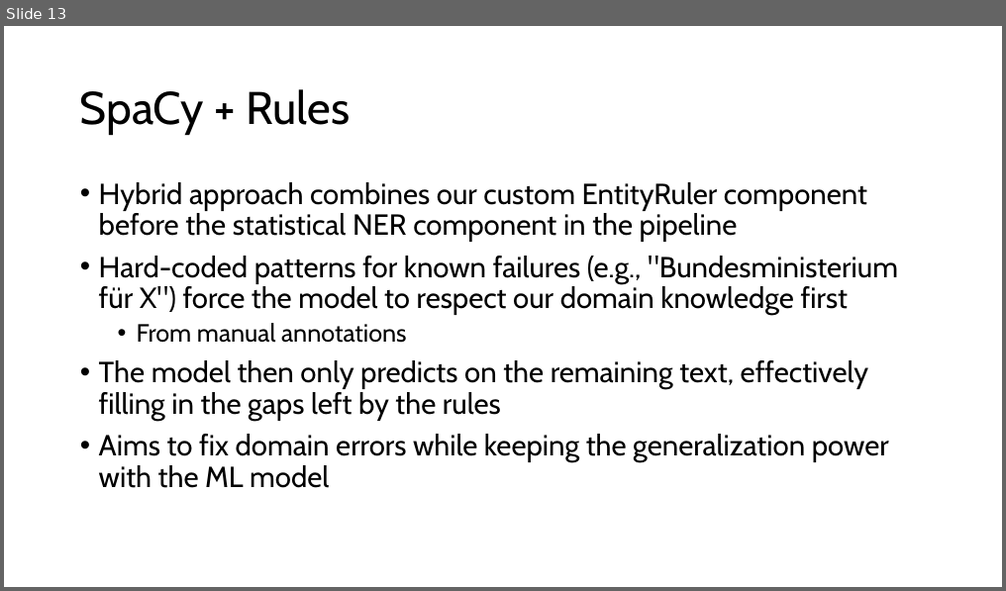
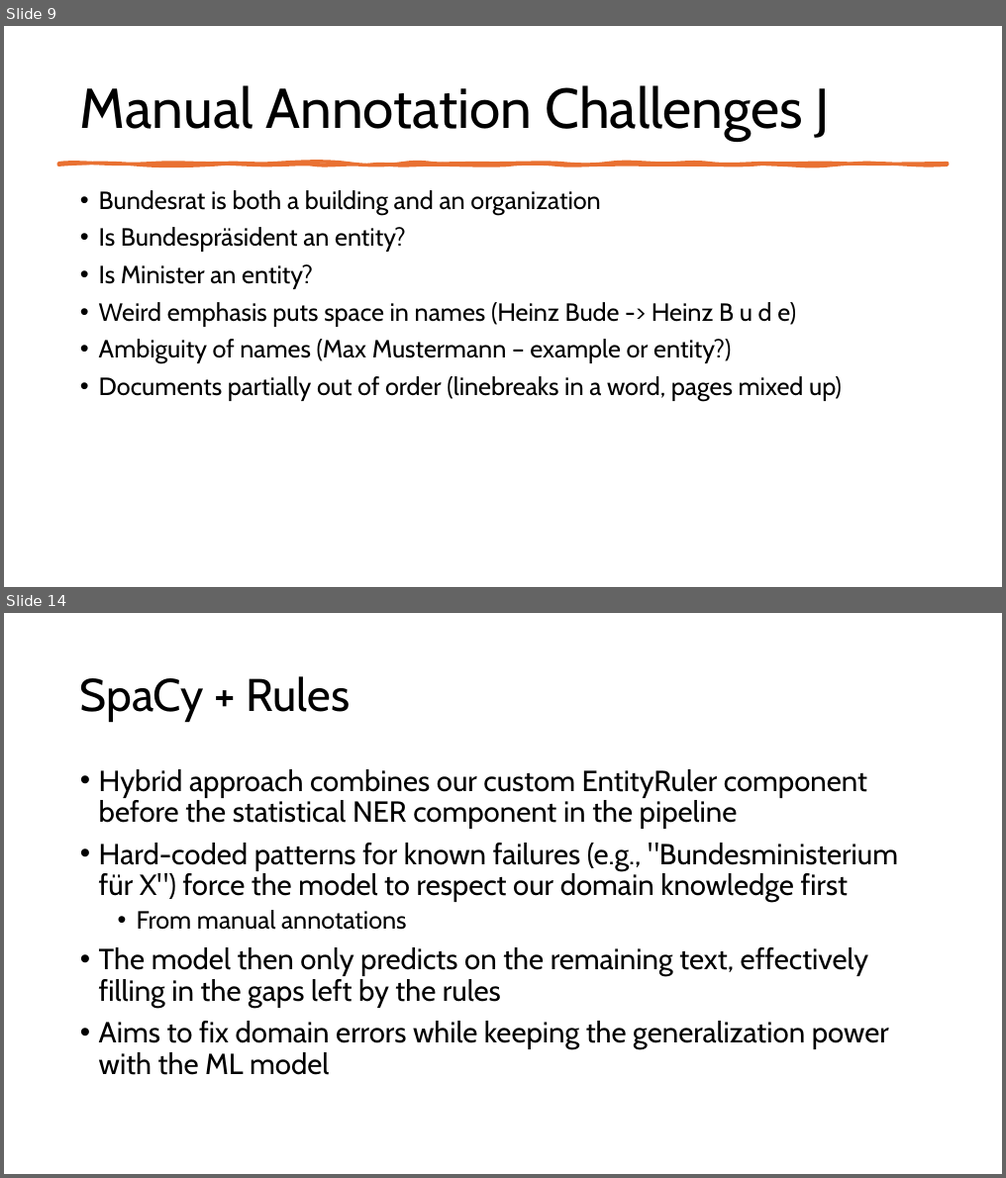
Before and after one commit to kiliankoeck/NLP, a slide deck: NLP-Group18.pptx. Shown one above the other, each under a label of ours: slide 13 before the commit, slides 9 and 14 after it; the slides between them are not shown. The pictures are 1006x591 and 1006x1178 pixels, drawn with LibreOffice and Linux fonts; fonts in the diff are those of the drawing. Boxes give left, top, right and bottom in pixels: in the first picture for what was removed or moved away, otherwise in the second. Text is boxed around its words. In the diff, an @@ line names an element or a change of style, - is before the commit and + after.

```diff
--- a/NLP-Group18.pptx
+++ b/NLP-Group18.pptx
@@ slide 9 added at <box>4,26,1002,587</box>, background #FFFFFF @@
@@ title added at <box>80,85,830,141</box>, 54 pt, text #000000 @@
+Manual Annotation Challenges J
@@ freeform shape added at <box>58,163,947,165</box>, fill #E97132, outline #E97132 3.25 pt @@
@@ text added at <box>99,190,842,401</box>, 24 pt, text #000000 @@
+• Bundesrat is both a building and an organization
+• Is Bundespräsident an entity?
+• Is Minister an entity?
+• Weird emphasis puts space in names (Heinz Bude -> Heinz B u d e)
+• Ambiguity of names (Max Mustermann – example or entity?)
+• Documents partially out of order (linebreaks in a word, pages mixed up)
@@ what was slide 13 is now slide 14 @@
```
Also in this commit, not shown: 7 slides changed, 5 other slides added, 5 slides removed.
